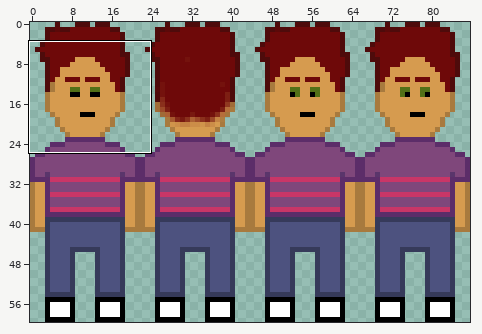
Sprite sheet: art/player.png. Above, an overview of the earlier version with the close-up marked.
Close-up. Old version:
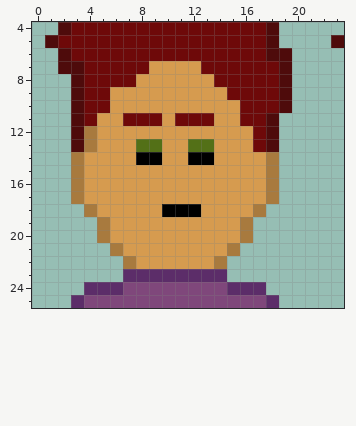
The file is 88x60 pixels. Pixels under 10% opacity are left out. Colours within 5 levels of each other are drawn and written as one. Shown: x 0..23, y 4..25. The commit also changed other parts of the picture, which this record leaves out.
The same view after the edit:
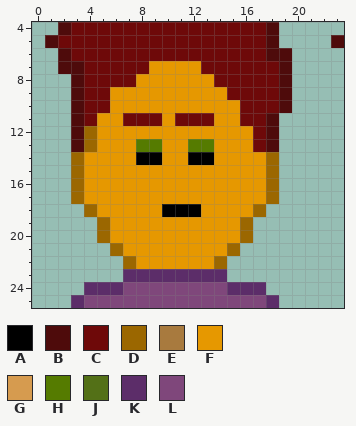
Palette (. is transparent): A #000000  B #4e0b0b  C #6e0909  D #9b6700  E #a87a3e  F #e69800  G #d69b4f  H #557b00  J #537017  K #5c2d69  L #7f477b
Edits made:
@@ x 0..23 @@
  6 ..BCCCCCCCCCCCCCCCBB....
- 7 ..BBCCCCCGGGGCCCCCCB....
- 8 ...BCCCCGGGGGGCCCCCB....
- 9 ...BCCGGGGGGGGGCCCCB....
-10 ...BCCGGGGGGGGGGCCCB....
-11 ...BCGGCCCGCCCGGCCB.....
-12 ...BEGGGGGGGGGGGGCB.....
-13 ...BEGGGJJGGJJGGGCB.....
-14 ...EGGGGAAGGAAGGGGE.....
-15 ...EGGGGGGGGGGGGGGE.....
-16 ...EGGGGGGGGGGGGGGE.....
-17 ...EGGGGGGGGGGGGGGE.....
-18 ....EGGGGGAAAGGGGE......
-19 .....EGGGGGGGGGGE.......
-20 .....EGGGGGGGGGGE.......
-21 ......EGGGGGGGGE........
-22 .......EGGGGGGE.........
+ 7 ..BBCCCCCFFFFCCCCCCB....
+ 8 ...BCCCCFFFFFFCCCCCB....
+ 9 ...BCCFFFFFFFFFCCCCB....
+10 ...BCCFFFFFFFFFFCCCB....
+11 ...BCFFCCCFCCCFFCCB.....
+12 ...BDFFFFFFFFFFFFCB.....
+13 ...BDFFFHHFFHHFFFCB.....
+14 ...DFFFFAAFFAAFFFFD.....
+15 ...DFFFFFFFFFFFFFFD.....
+16 ...DFFFFFFFFFFFFFFD.....
+17 ...DFFFFFFFFFFFFFFD.....
+18 ....DFFFFFAAAFFFFD......
+19 .....DFFFFFFFFFFD.......
+20 .....DFFFFFFFFFFD.......
+21 ......DFFFFFFFFD........
+22 .......DFFFFFFD.........
 23 .......KKKKKKKK.........
Boxes around the changes in both close-ups, in picture pixels (x1, y1, x2, y2):
changed: (71, 61, 279, 269)
